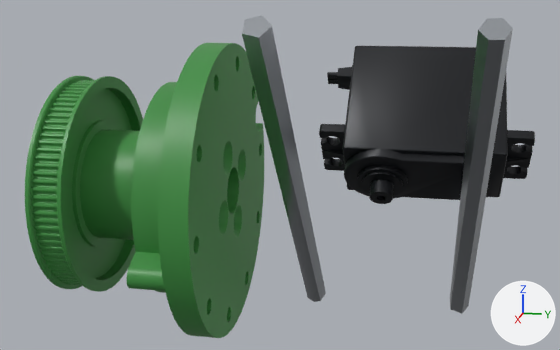
The OBJ model sim/agribot_description/meshes/scara/visual/wrist_link.obj: old version first, new version second.
The view is the same before and after, from a 50 mm lens placed at (0.1955, 0.0699, 0.0538), pointed at (-0.0005, 0.0307, 0.0048). The axes (+X, +Y, +Z) are drawn at lower right. The lights are the same throughout. The picture after the commit comes second. Where no turn or scale is listed for an object, it has been applied to the vertices.

The older version as bpy lines, for what is in view:
```python
me_wrist_link_metal = bpy.data.meshes.new('wrist_link_metal')
me_wrist_link_metal.from_pydata(...)  # 23 vertices, 38 faces; spans x -0.0449..0.0449, y 0.0319..0.0836, z -0.0477..0.0478
me_wrist_link_metal.materials.append(mat_agri_steel)  # light grey #b9bec4
me_wrist_link_motor = bpy.data.meshes.new('wrist_link_motor')
me_wrist_link_motor.from_pydata(...)  # 866 vertices, 1724 faces; spans x -0.0386..0.0025, y 0.0392..0.095, z -0.0032..0.037
me_wrist_link_motor.materials.append(mat_agri_motor_black)  # black #1d1f23
me_wrist_link_printed = bpy.data.meshes.new('wrist_link_printed')
me_wrist_link_printed.from_pydata(...)  # 7173 vertices, 14418 faces; spans x -0.039..0.039, y -0.0264..0.018, z -0.039..0.039
me_wrist_link_printed.materials.append(mat_agri_pla_green)  # green #3e8e41
ob_wrist_link_metal = bpy.data.objects.new('wrist_link_metal', me_wrist_link_metal)
ob_wrist_link_metal.location = (0.0, 0.0, 0.0)
ob_wrist_link_motor = bpy.data.objects.new('wrist_link_motor', me_wrist_link_motor)
ob_wrist_link_motor.location = (0.0, 0.0, 0.0)
ob_wrist_link_printed = bpy.data.objects.new('wrist_link_printed', me_wrist_link_printed)
ob_wrist_link_printed.location = (0.0, 0.0, 0.0)
```
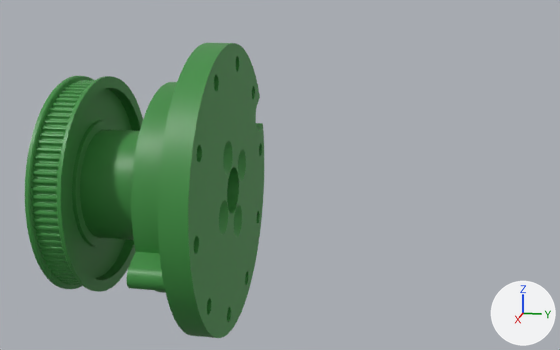
Changed parts and their boxes [x1, y1, x2, y2] in the pictures (560 x 350 px):
'wrist_link_motor', deleted (black): before [319, 46, 535, 204]
'wrist_link_metal', deleted: before [242, 15, 513, 314]

What changed in the scene script:
```text
Remove ob_wrist_link_metal:
    ob_wrist_link_metal = bpy.data.objects.new('wrist_link_metal', me_wrist_link_metal)
    ob_wrist_link_metal.location = (0.0, 0.0, 0.0)
Remove ob_wrist_link_motor:
    ob_wrist_link_motor = bpy.data.objects.new('wrist_link_motor', me_wrist_link_motor)
    ob_wrist_link_motor.location = (0.0, 0.0, 0.0)
```
